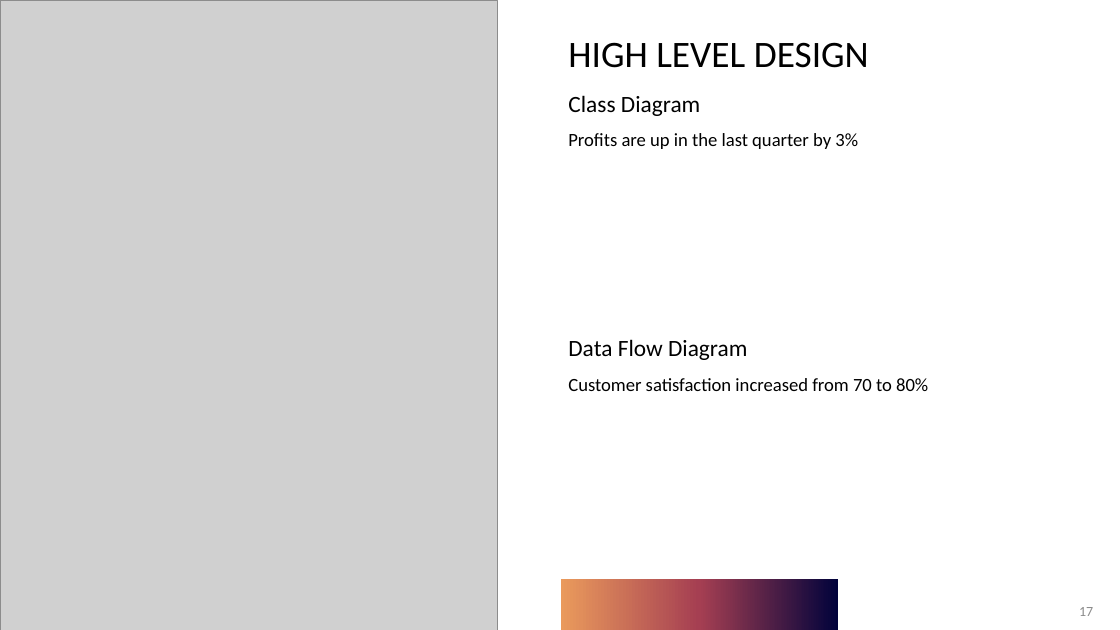
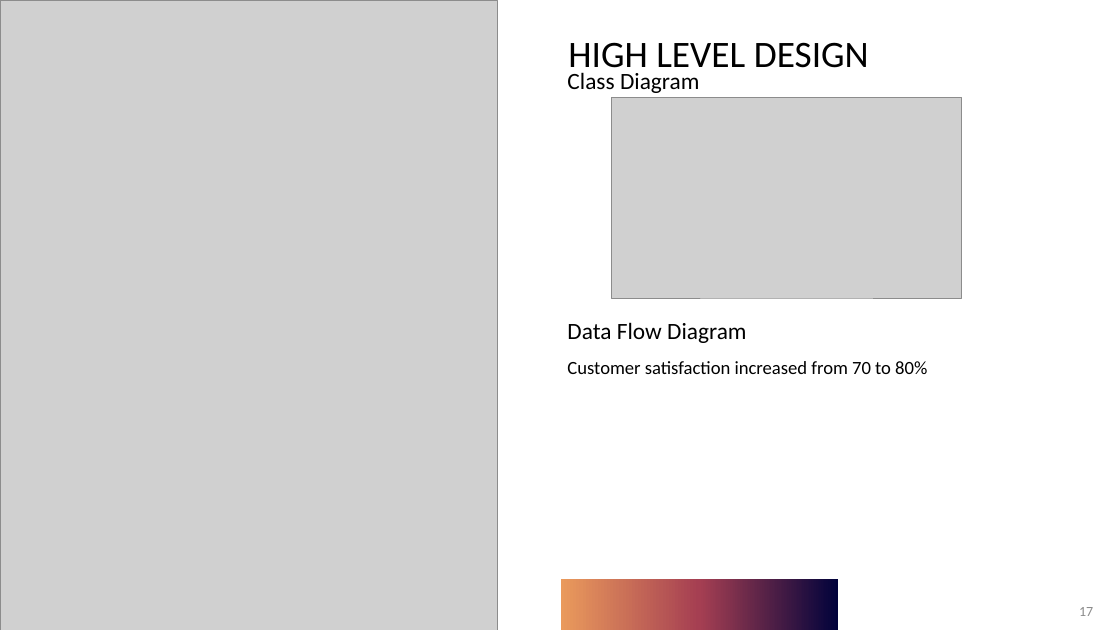
Before and after one commit to KL-3/CentRes, a slide deck: slide 17 of CentRes.pptx. Drawn at 1120x630 pixels with LibreOffice and Linux fonts; fonts in the diff are those of the drawing; grey boxes stand for pictures. Boxes give left, top, right and bottom in pixels: in the first picture for what was removed or moved away, otherwise in the second. Text is boxed around its words. In the diff, an @@ line names an element or a change of style, - is before the commit and + after.

```diff
--- a/CentRes.pptx
+++ b/CentRes.pptx
@@ text "Class Diagram": place and size @@
-text "Class Diagram" at bbox=[568, 95, 928, 391]
+text "Class Diagram" at bbox=[567, 72, 927, 374]
@@ picture added at bbox=[612, 97, 962, 298] @@
@@ text at bbox=[568, 133, 858, 149]: paragraph removed @@
-Profits are up in the last quarter by 3%
```
Also in this commit, not shown: 2 other slides changed.
